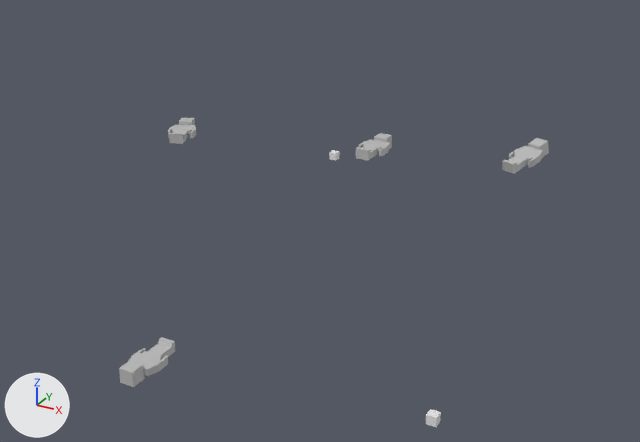
Two versions of the Blender file data/nightScene.blend, one commit apart.
One viewpoint serves both versions: a 50 mm camera at (1050.0, -1997.0, 1042.0) aimed at (-40.0, -15.0, 51.0). Lighting does not change. The marker at lower left points along +X, +Y and +Z.

Objects in the first picture: 'Cube.001', 'Player', 'Zombie1', 'Zombie2', 'Zombie3'.
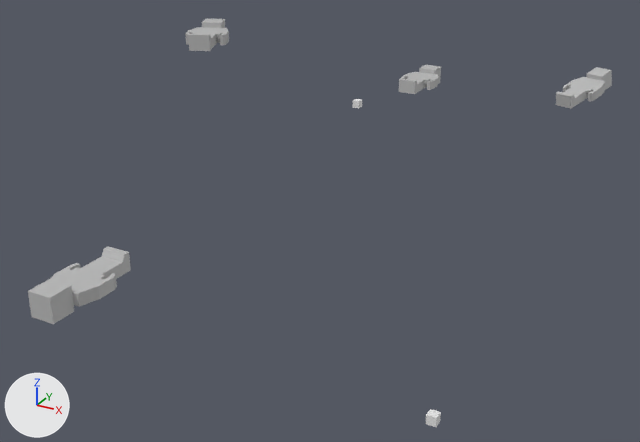
Commit message: night scene changed - checkpoint

Where the newer file only moved an object's origin or applied its transform, the numbers keep the older frame.

Location of each change, (x1, y1, x2, y2) in pixels of the pictures (640 x 442 px):
'Player', mesh rescaled (82% wider, 55% taller): before (119, 337, 175, 387); after (28, 246, 131, 324)
'Zombie3', mesh rescaled, moved (19% wider, 16% taller): before (502, 138, 549, 174); after (556, 67, 612, 109)
'Zombie1', mesh rescaled (55% wider, 22% taller): before (168, 118, 196, 144); after (185, 19, 229, 51)
'Zombie2', mesh rescaled, moved (16% wider, 7% taller): before (356, 133, 392, 160); after (399, 65, 441, 94)
'Cube.001', moved: before (329, 150, 340, 160); after (353, 99, 362, 108)

The change in detail:
me_zombie3 has 116 vertices, 208 faces and spans x -40.0..40.0, y 0.0..160.0, z -20.0..20.0.
me_zombie3 is used by ob_zombie3; location (382.0, 319.0, 173.0); rotation (0.215, -0.0146, -0.347), in degrees (12, -0.8, -20).
me_zombie3 part 1: the whole mesh is scaled about the mesh origin by 1.3.
me_player has 116 vertices, 208 faces and spans x -40.0..40.0, y 0.0..160.0, z -20.0..20.0.
me_player is used by ob_player; location (-196.0, -512.0, -131.0); rotation (0.0, 0.0, -3.142), in degrees (0, 0, -180).
me_player part 2: the whole mesh is scaled about its middle by 1.82, then moved by (267.0, -79.0, 109.0).
me_zombie1 has 116 vertices, 208 faces and spans x -40.0..40.0, y 0.0..160.0, z -20.0..20.0.
me_zombie1 is used by ob_zombie1; location (-520.0, -19.0, 211.0); rotation (0.0, 0.0, 0.415), in degrees (0, 0, 24).
me_zombie1 part 3: the whole mesh is scaled about its middle by 1.69, then moved by (7.0, 398.0, 204.0).
me_zombie2 has 116 vertices, 208 faces and spans x -40.0..40.0, y 0.0..160.0, z -20.0..20.0.
me_zombie2 is used by ob_zombie2; location (0.0, 161.0, 194.0).
me_zombie2 part 4: the whole mesh is scaled about the mesh origin by 1.3.
Object 'Zombie3' (ob_zombie3) moves from (382.0, 319.0, 173.0) to (459.0, 560.0, 314.0).
Object 'Cube.001' (ob_cube_001) moves from (0.0, -7.0, 249.0) to (0.0, 126.0, 358.0).
Object 'Zombie2' (ob_zombie2) moves from (0.0, 161.0, 194.0) to (27.0, 402.0, 337.0).
